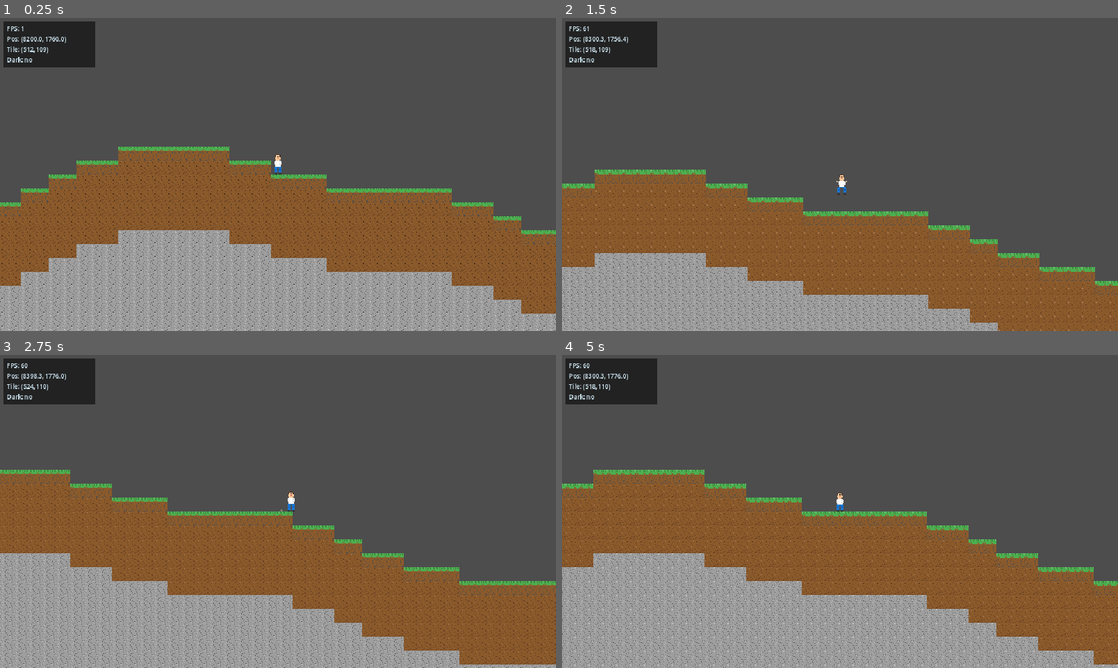
Above: before the commit, frames 1-4 (two rows, left to right).
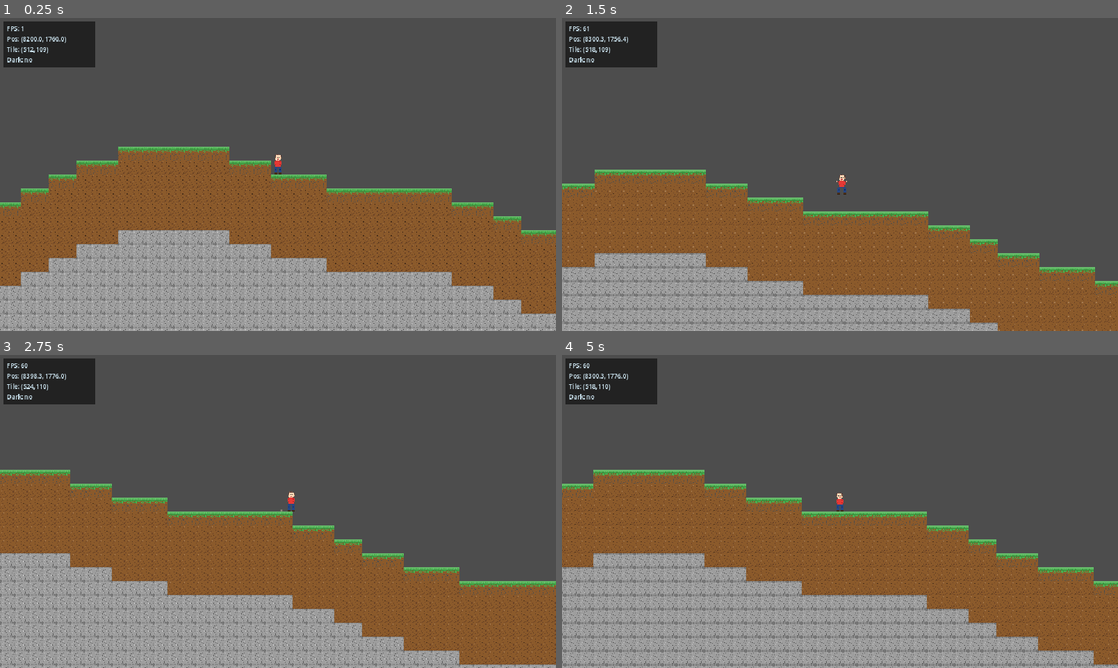
Above: after the commit, the same moments.

Repository: Nornttyy/tielaruia
Game: Godot game, scene res://scenes/main.tscn
The game is run twice, just before and just after one commit, with the same random seed, the same clock (stepped at 60 frames per second) and the same inputs.
Inputs (mouse positions are in pixels of both pictures, inside the frame that each line leads up to):
- Up to frame 1 (0.25 s): no input
- Up to frame 2 (1.5 s): tap Enter at 0.5 s; move the mouse to (962, 158) at 0.52 s; hold D (move_right) 0.53-1.25 s; hold Shift 0.53-1.25 s; click (962, 158) at 0.67 s; tap Space (jump) at 0.77 s; drag from (728, 190) to (812, 237) at 1.27 s
- Up to frame 3 (2.75 s): move the mouse to (333, 442) at 2.02 s; hold D (move_right) from 2.03 s (still down); tap Ctrl at 2.1 s
- Up to frame 4 (5 s): release D (move_right) at 2.75 s; drag from (812, 574) to (673, 464) at 2.77 s; move the mouse to (1006, 558) at 3.52 s; hold A (move_left) 3.53-4.25 s; tap Alt at 3.6 s; tap Space (jump) at 3.77 s; drag from (673, 464) to (756, 433) at 4.27 s

The runs differ from the first frame. In frame 1, 4.3% of the frame differs, in the area x 0-100%, y 41-100%; in frame 2, 3.5%; in frame 3, 4.2%; in frame 4, 5.5%, in the area x 0-100%, y 36-100%.

Commit message:
art: 草地加泰拉瑞亚式分层 / 石头边缘加深 / 玩家红衫棕靴眼睛分开

Diff:
--- a/scripts/art/blocks_art.gd
+++ b/scripts/art/blocks_art.gd
@@ -97,11 +97,13 @@
 # --- 图案 (每方块 16x16) ---
 
 const _GRASS := [
-	"aaGgaGGgaGgGagGa",
-	"gaGGagGgaGgGGaGg",
-	"gggggggggggggggg",
-	"ggdgggggggdggggg",
-	"ddgdgggggggdgggg",
+	"aaaaaaaaaaaaaaaa",
+	"gaagagagagagaaga",
+	"gggGgGgGgggGgggg",
+	"GGGGGGGGGGGGGGGG",
+	"gddgdGgdgddggGgg",
+	"ddgdgddgdgGggddd",
+	"dddgddddddddgddd",
 	"dddddddddddddddd",
 	"dDddddDdddddddDd",
 	"ddDddddddddddddd",
@@ -110,9 +112,7 @@
 	"ddddddddDdddDddd",
 	"DddddDdddddddddd",
 	"dddDddddddddDddd",
-	"dDdddddDdddddddd",
-	"ddddddddDdddddDd",
-	"DddDdDDddDddddDD",
+	"dDdddddDdddddddD",
 ]
 
 const _DIRT := [
@@ -135,22 +135,22 @@
 ]
 
 const _STONE := [
-	"sssssSssssslssss",
-	"sssSsssssssssSss",
-	"sslsssssksssssss",
+	"SSsSsSsSsSsSsSSS",
+	"SssssssssssssssS",
+	"sslsssssksssslss",
 	"ssssssksssssssss",
 	"SsssssssssssssSs",
-	"sssssksssssssssl",
+	"sssssksslsssssss",
 	"ssslsssksssssSss",
 	"sssssssssksssssS",
 	"sslsssssssssssss",
-	"sssssksssssksssS",
+	"sssssksssslksssS",
 	"sssssssssssssSss",
 	"sslsssksssssssss",
-	"sSssssssssssksss",
-	"sssssssSsssssSss",
-	"slssssssssksssss",
-	"SssssSssSslssSss",
+	"sSsssslsssssksss",
+	"sssssssSssssksss",
+	"SssssssssssksSsS",
+	"SSsSsSsSsSsSsSSS",
 ]
 
 const _SAND := [
--- a/scripts/art/player_art.gd
+++ b/scripts/art/player_art.gd
@@ -12,29 +12,29 @@
 
 const PALETTE := {
 	".": Color(0, 0, 0, 0),
-	"h": Color8(93, 64, 55),     # 头发深棕
-	"H": Color8(62, 39, 35),     # 头发阴影
-	"s": Color8(255, 204, 153),  # 皮肤
+	"h": Color8(121, 85, 72),    # 头发暖棕
+	"H": Color8(78, 52, 46),     # 头发阴影
+	"s": Color8(255, 218, 185),  # 皮肤 (略亮)
 	"k": Color8(217, 168, 122),  # 皮肤阴影
-	"e": Color8(26, 26, 26),     # 眼睛
-	"m": Color8(215, 96, 96),    # 嘴
-	"w": Color8(250, 250, 250),  # 衬衫
-	"W": Color8(204, 204, 204),  # 衬衫阴影
-	"b": Color8(25, 118, 210),   # 裤子蓝
-	"B": Color8(13, 71, 161),    # 裤子阴影
-	"o": Color8(66, 66, 66),     # 鞋
-	"O": Color8(33, 33, 33),     # 鞋阴影
+	"e": Color8(20, 20, 20),     # 眼睛
+	"m": Color8(200, 80, 80),    # 嘴
+	"w": Color8(229, 57, 53),    # 衬衫红
+	"W": Color8(183, 28, 28),    # 衬衫红阴影
+	"b": Color8(38, 70, 130),    # 裤子深蓝 (牛仔感)
+	"B": Color8(19, 47, 90),     # 裤子阴影
+	"o": Color8(74, 47, 26),     # 靴棕
+	"O": Color8(48, 30, 15),     # 靴阴影
 }
 
 # 基础站姿 (脚踏地面在 row 23)
 const _IDLE_A := [
 	"............",
 	"....hHhh....",
-	"...HssssH...",
-	"...hseesh...",
-	"...kssssk...",
-	"...ssmmss...",
-	"...kssssk...",
+	"...HsssssH..",
+	"...hsssssh..",
+	"...hsesesh..",
+	"...ksssssk..",
+	"...ssmmss...",
 	"....skss....",
 	"...wwwwww...",
 	"..wWwwwwWw..",
@@ -59,11 +59,11 @@
 	"............",
 	"............",
 	"....hHhh....",
-	"...HssssH...",
-	"...hseesh...",
-	"...kssssk...",
-	"...ssmmss...",
-	"...kssssk...",
+	"...HsssssH..",
+	"...hsssssh..",
+	"...hsesesh..",
+	"...ksssssk..",
+	"...ssmmss...",
 	"....skss....",
 	"...wwwwww...",
 	"..wWwwwwWw..",
@@ -86,11 +86,11 @@
 const _WALK_A := [
 	"............",
 	"....hHhh....",
-	"...HssssH...",
-	"...hseesh...",
-	"...kssssk...",
-	"...ssmmss...",
-	"...kssssk...",
+	"...HsssssH..",
+	"...hsssssh..",
+	"...hsesesh..",
+	"...ksssssk..",
+	"...ssmmss...",
 	"....skss....",
 	"...wwwwww...",
 	"..wWwwwwWw..",
@@ -117,11 +117,11 @@
 const _WALK_C := [
 	"............",
 	"....hHhh....",
-	"...HssssH...",
-	"...hseesh...",
-	"...kssssk...",
-	"...ssmmss...",
-	"...kssssk...",
+	"...HsssssH..",
+	"...hsssssh..",
+	"...hsesesh..",
+	"...ksssssk..",
+	"...ssmmss...",
 	"....skss....",
 	"...wwwwww...",
 	"..wWwwwwWw..",
@@ -145,11 +145,11 @@
 const _JUMP := [
 	"............",
 	"....hHhh....",
-	"...HssssH...",
-	"...hseesh...",
-	"...kssssk...",
-	"...ssmmss...",
-	"...kssssk...",
+	"...HsssssH..",
+	"...hsssssh..",
+	"...hsesesh..",
+	"...ksssssk..",
+	"...ssmmss...",
 	"....skss....",
 	".s.wwwwww.s.",   # 手臂上抬
 	".sWwwwwwwWs.",
@@ -173,11 +173,11 @@
 const _FALL := [
 	"............",
 	"....hHhh....",
-	"...HssssH...",
-	"...hseesh...",
-	"...kssssk...",
-	"...ssmmss...",
-	"...kssssk...",
+	"...HsssssH..",
+	"...hsssssh..",
+	"...hsesesh..",
+	"...ksssssk..",
+	"...ssmmss...",
 	"....skss....",
 	"s..wwwwww..s",   # 手臂下垂展开
 	"sWwwwwwwwwWs",
